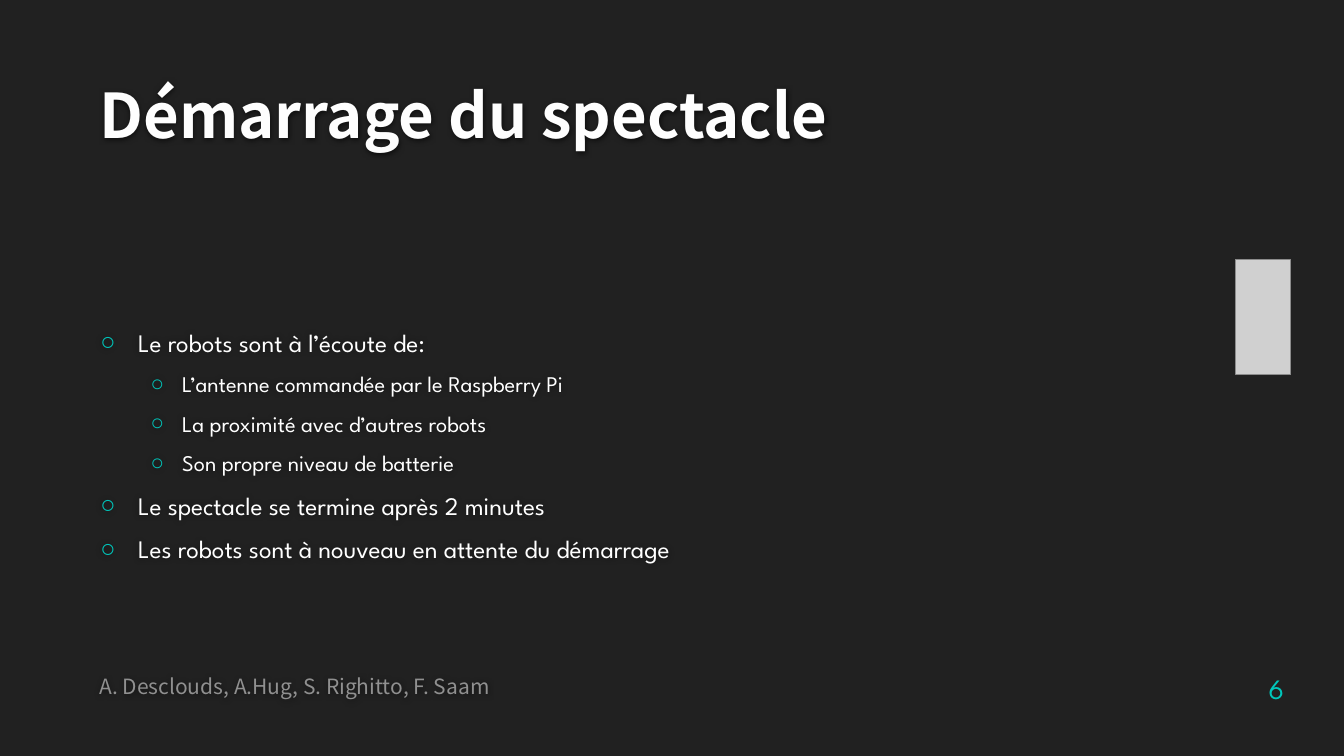
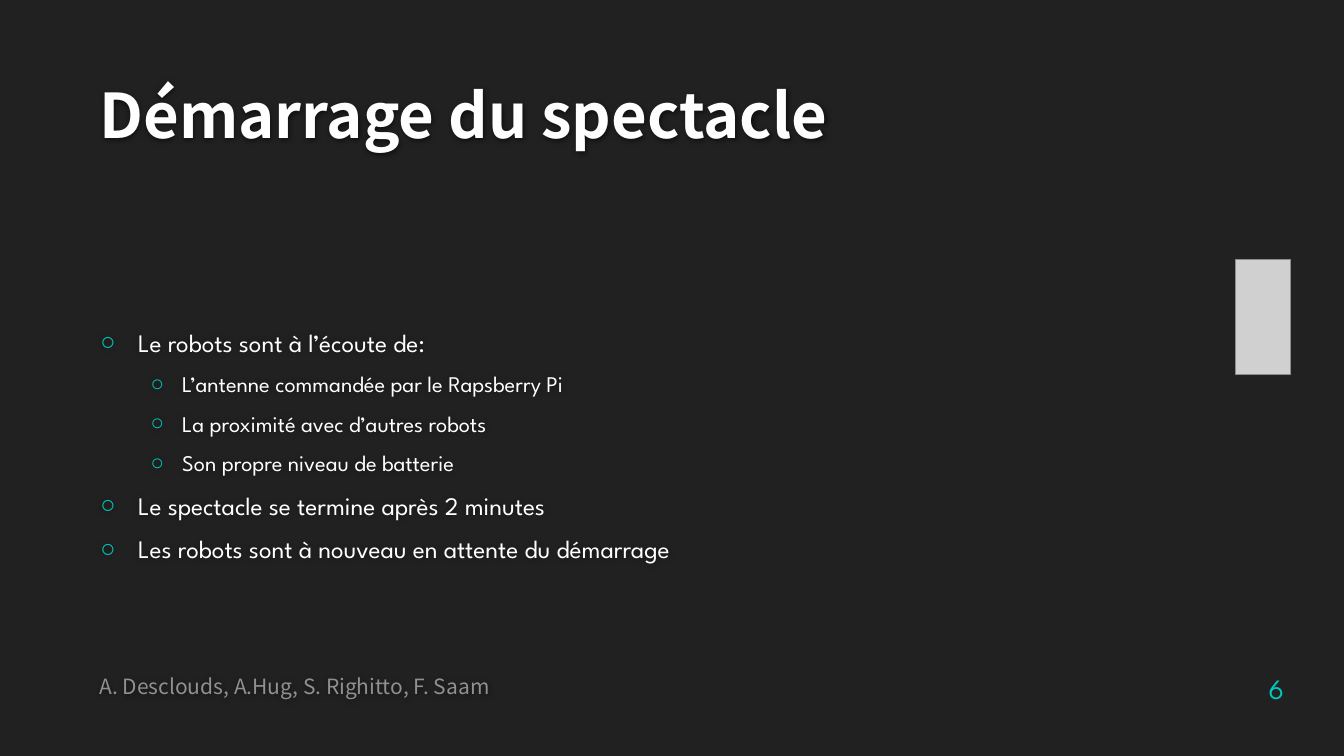
Before and after one commit to SimoneRighitto/SFT15_Elisa, a slide deck: slide 6 of Elisa-3_presentation.pptx. Drawn at 1344x756 pixels with LibreOffice and Linux fonts; fonts in the diff are those of the drawing; grey boxes stand for pictures; background and template pictures are left out. Boxes give left, top, right and bottom in pixels: in the first picture for what was removed or moved away, otherwise in the second. Text is boxed around its words. In the diff, an @@ line names an element or a change of style, - is before the commit and + after.

```diff
--- a/Elisa-3_presentation.pptx
+++ b/Elisa-3_presentation.pptx
@@ text at [182,376,563,397]: text changed @@
-  ○ L’antenne commandée par le Raspberry Pi
+  ○ L’antenne commandée par le Rapsberry Pi
```
Also in this commit, not shown: 3 other slides changed.
